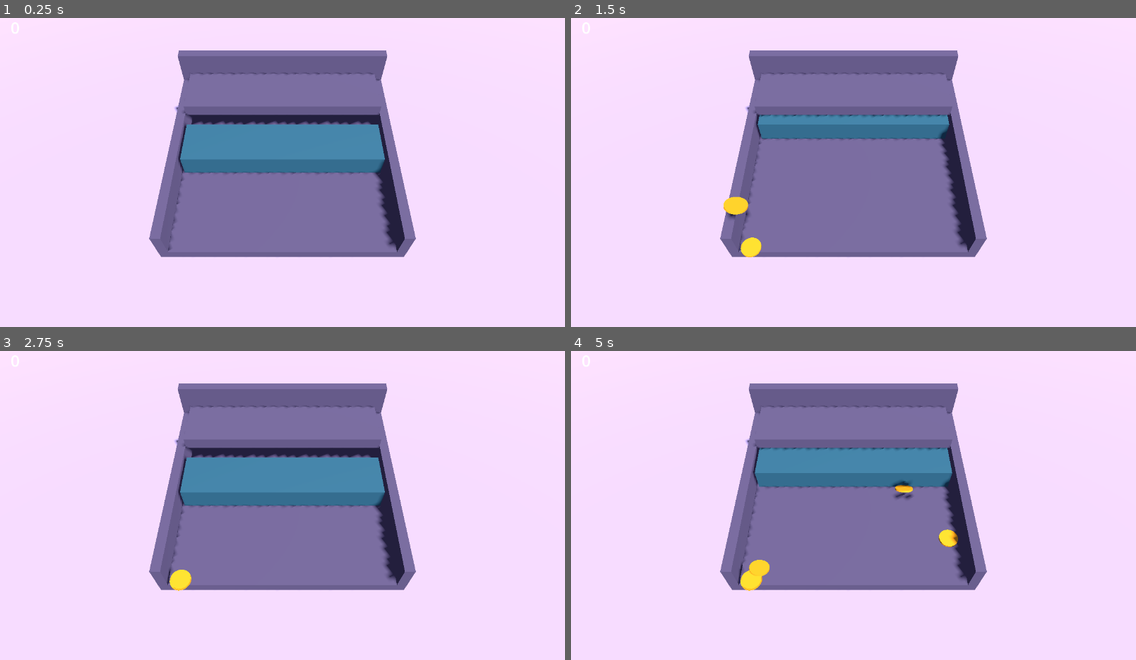
Above: before the commit, frames 1-4 (two rows, left to right).
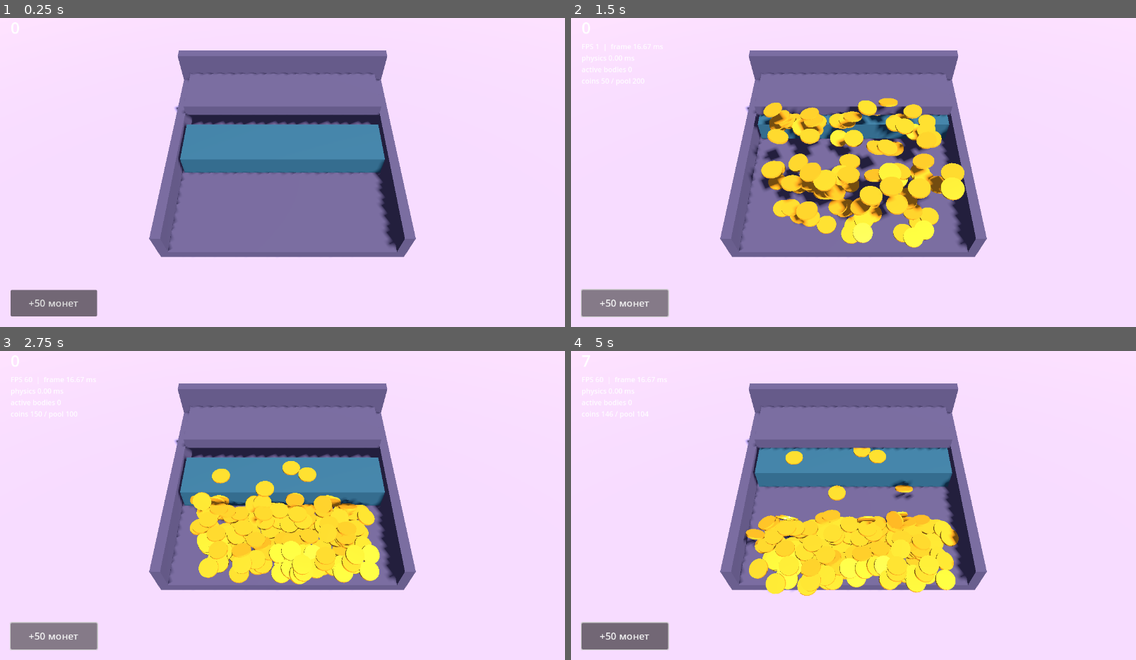
Above: after the commit, the same moments.

Repository: ui99ru/gold-harvester
Game: Godot game, scene res://scenes/main.tscn
The game is run twice, just before and just after one commit, with the same random seed, the same clock (stepped at 60 frames per second) and the same inputs.
Inputs (mouse positions are in pixels of both pictures, inside the frame that each line leads up to):
- Up to frame 1 (0.25 s): no input
- Up to frame 2 (1.5 s): click (627, 302) at 0.5 s, where only the run after the commit has a clickable "+50 монет"; click (627, 302) at 1.25 s, where only the run after the commit has a clickable "+50 монет"
- Up to frame 3 (2.75 s): click (56, 635) at 2 s, where only the run after the commit has a clickable "+50 монет"
- Up to frame 4 (5 s): move the mouse to (977, 483) at 2.77 s; click (977, 483) at 2.92 s; move the mouse to (740, 517) at 3.52 s; click (740, 517) at 3.67 s; move the mouse to (910, 431) at 4.27 s; click (910, 431) at 4.42 s

The runs differ from the first frame. In frame 1, 1.3% of the frame differs, in the area x 1-18%, y 87-97%; in frame 2, 13%, in the area x 1-70%, y 8-97%; in frame 3, 10%; in frame 4, 10%.

Commit message:
feat(godot): stage 4 coin pool (250) + performance HUD
Pool pre-creates 250 coins; inactive = frozen, invisible, collision
layers zeroed (frozen body is static and still collides otherwise).
Collect/kill return coins to pool; "dead" meta guards double-release
from deferred Area3D callbacks. HUD: FPS, frame/physics ms, active
bodies, pool state, +50 stress button. New smoke-stress: full pool,
10s, avg physics time (desktop baseline: 1.75 ms / 250 coins).

Co-Authored-By: Claude Fable 5 <noreply@anthropic.com>

Diff:
--- a/godot/scripts/main.gd
+++ b/godot/scripts/main.gd
@@ -21,12 +21,14 @@
 const AUDIO_POOL_SIZE := 8
 const CLINK_MIN_INTERVAL_MS := 50
 const KILL_Y := -6.0         # ниже — монета потеряна, возврат без счёта
+const POOL_SIZE := 250
 
 var tray: Node3D
 var coins_root: Node3D
 var camera: Camera3D
 var score := 0
 
+var _pool: Array[RigidBody3D] = []
 var _score_label: Label
 
 var _audio_players: Array[AudioStreamPlayer3D] = []
@@ -38,6 +40,7 @@
 var _shot_frames_left := 0
 var _smoke_mode := ""
 var _smoke_ticks := 0
+var _phys_time_accum := 0.0
 
 
 func _ready() -> void:
@@ -48,9 +51,11 @@
 	_build_camera()
 	_build_audio()
 	_build_score_ui()
+	_build_hud()
 	coins_root = Node3D.new()
 	coins_root.name = "Coins"
 	add_child(coins_root)
+	_init_pool()
 	_parse_user_args()
 
 
@@ -152,11 +157,32 @@
 	layer.add_child(_score_label)
 
 
+func _build_hud() -> void:
+	var hud := preload("res://scripts/performance_hud.gd").new()
+	hud.spawn_50_cb = _spawn_stress_batch
+	hud.pool_stats_cb = func() -> Vector2i:
+		return Vector2i(active_coins(), _pool.size())
+	add_child(hud)
+
+
+func _spawn_stress_batch() -> void:
+	for i in 50:
+		spawn_coin(Vector3(randf_range(-3.5, 3.5),
+			2.0 + 0.3 * (i % 5), randf_range(-1.0, 4.0)))
+
+
 func _on_coin_collected(body: Node3D) -> void:
-	if body is RigidBody3D:
+	# Сигнал приходит во время flush физики — деактивация отложенно
+	if body is RigidBody3D and not body.get_meta("dead", true):
+		body.set_meta("dead", true)
 		score += 1
 		_score_label.text = str(score)
-		body.queue_free()
+		_finish_release.call_deferred(body)
+
+
+func _finish_release(coin: RigidBody3D) -> void:
+	_deactivate(coin)
+	_pool.append(coin)
 
 
 func _build_camera() -> void:
@@ -178,17 +204,47 @@
 		_audio_players.append(p)
 
 
-# --- Монеты ---
+# --- Пул монет (бриф §4: предсоздать, неактивные выключены) ---
+
+func _init_pool() -> void:
+	for i in POOL_SIZE:
+		var coin: RigidBody3D = COIN_SCENE.instantiate()
+		coin.clink_cb = _on_coin_clink
+		coins_root.add_child(coin)
+		_deactivate(coin)
+		_pool.append(coin)
+
+
+func _deactivate(coin: RigidBody3D) -> void:
+	coin.set_meta("dead", true)
+	coin.freeze = true
+	coin.visible = false
+	# Слои обязательно в 0: замороженное тело — статик и иначе коллайдит
+	coin.collision_layer = 0
+	coin.collision_mask = 0
+	coin.position = Vector3(0, -100, 0)
+
 
 func spawn_coin(pos: Vector3, random_tilt := true) -> RigidBody3D:
-	var coin: RigidBody3D = COIN_SCENE.instantiate()
-	coin.position = pos
+	if _pool.is_empty():
+		return null
+	var coin: RigidBody3D = _pool.pop_back()
+	coin.set_meta("dead", false)
+	coin.transform = Transform3D(Basis(), pos)
 	if random_tilt:
 		coin.rotation = Vector3(
 			randf_range(-0.3, 0.3), randf_range(0, TAU), randf_range(-0.3, 0.3))
-	coin.clink_cb = _on_coin_clink
-	coins_root.add_child(coin)
+	coin.collision_layer = 1
+	coin.collision_mask = 1
+	coin.visible = true
+	coin.freeze = false
+	coin.linear_velocity = Vector3.ZERO
+	coin.angular_velocity = Vector3.ZERO
 	return coin
+
+
+func active_coins() -> int:
+	return POOL_SIZE - _pool.size()
 
 
 func _unhandled_input(event: InputEvent) -> void:
@@ -289,22 +345,34 @@
 		for i in 120:
 			spawn_coin(Vector3(randf_range(-3.8, 3.8),
 				1.6 + 0.3 * (i % 4), randf_range(-1.0, 4.2)))
+	elif _smoke_mode == "stress":
+		# Весь пул на сцену (сетка 10x5x5) — базовый замер времени физики
+		for i in POOL_SIZE:
+			spawn_coin(Vector3(
+				-3.6 + 0.8 * (i % 10),
+				2.0 + 0.4 * floorf(i / 50.0),
+				-0.6 + 1.1 * (floori(i / 10.0) % 5)))
 
 
 func _physics_process(_delta: float) -> void:
-	# Сметание потеряшек: ниже KILL_Y и мимо зоны сбора
+	# Сметание потеряшек: ниже KILL_Y и мимо зоны сбора — возврат в пул без счёта
 	if Engine.get_physics_frames() % 30 == 0 and coins_root != null:
 		for coin in coins_root.get_children():
-			if coin.global_position.y < KILL_Y:
-				coin.queue_free()
+			if not coin.freeze and coin.global_position.y < KILL_Y:
+				coin.set_meta("dead", true)
+				_finish_release(coin)
 
 	if _smoke_mode == "":
 		return
 	_smoke_ticks += 1
+	if _smoke_mode == "stress":
+		_phys_time_accum += Performance.get_monitor(Performance.TIME_PHYSICS_PROCESS)
 	if _smoke_mode == "stack" and _smoke_ticks >= 360:  # 6 c симуляции
 		_finish_smoke_stack()
 	elif _smoke_mode == "pusher" and _smoke_ticks >= 1800:  # 30 c
 		_finish_smoke_pusher()
+	elif _smoke_mode == "stress" and _smoke_ticks >= 600:  # 10 c
+		_finish_smoke_stress()
 
 
 func _finish_smoke_stack() -> void:
@@ -313,6 +381,8 @@
 	var asleep := 0
 	var fallen := 0
 	for coin in coins_root.get_children():
+		if coin.freeze:
+			continue
 		total += 1
 		if coin.sleeping:
 			asleep += 1
@@ -326,10 +396,19 @@
 
 func _finish_smoke_pusher() -> void:
 	_smoke_mode = ""
-	var remaining := coins_root.get_child_count()
-	var ok := score > 0 and score + remaining <= 120
+	var ok := score > 0 and active_coins() + _pool.size() == POOL_SIZE
 	print("SMOKE %s: score=%d remaining=%d" %
-		["OK" if ok else "FAIL", score, remaining])
+		["OK" if ok else "FAIL", score, active_coins()])
+	get_tree().quit(0 if ok else 1)
+
+
+func _finish_smoke_stress() -> void:
+	_smoke_mode = ""
+	var avg_ms := 1000.0 * _phys_time_accum / 600.0
+	var no_leak := active_coins() + _pool.size() == POOL_SIZE
+	var ok := no_leak and active_coins() > 0
+	print("SMOKE %s: avg_physics=%.2f ms active=%d pool_free=%d score=%d" %
+		["OK" if ok else "FAIL", avg_ms, active_coins(), _pool.size(), score])
 	get_tree().quit(0 if ok else 1)
 
 
--- /dev/null
+++ b/godot/scripts/performance_hud.gd
@@ -0,0 +1,53 @@
+extends CanvasLayer
+## Performance HUD (бриф §5): FPS, frame time, physics time, активные тела,
+## состояние пула, кнопка стресс-теста «+50 монет».
+
+var spawn_50_cb := Callable()
+var pool_stats_cb := Callable()  # -> Vector2i(active, free)
+
+var _label: Label
+var _frame_accum := 0.0
+var _phys_accum := 0.0
+var _frames := 0
+
+
+func _ready() -> void:
+	_label = Label.new()
+	_label.position = Vector2(24, 72)
+	_label.add_theme_font_size_override("font_size", 16)
+	_label.add_theme_color_override("font_color", Color(1, 1, 1, 0.92))
+	add_child(_label)
+
+	var btn := Button.new()
+	btn.text = "+50 монет"
+	btn.add_theme_font_size_override("font_size", 22)
+	btn.set_anchors_and_offsets_preset(Control.PRESET_BOTTOM_LEFT)
+	btn.offset_left = 24
+	btn.offset_bottom = -24
+	btn.offset_top = -84
+	btn.offset_right = 220
+	btn.pressed.connect(func() -> void:
+		if spawn_50_cb.is_valid():
+			spawn_50_cb.call())
+	add_child(btn)
+
+
+func _process(delta: float) -> void:
+	_frame_accum += delta
+	_phys_accum += Performance.get_monitor(Performance.TIME_PHYSICS_PROCESS)
+	_frames += 1
+	if _frame_accum < 0.5:
+		return
+	var pool := Vector2i.ZERO
+	if pool_stats_cb.is_valid():
+		pool = pool_stats_cb.call()
+	_label.text = "FPS %d  |  frame %.2f ms\nphysics %.2f ms\nactive bodies %d\ncoins %d / pool %d" % [
+		Engine.get_frames_per_second(),
+		1000.0 * _frame_accum / _frames,
+		1000.0 * _phys_accum / _frames,
+		Performance.get_monitor(Performance.PHYSICS_3D_ACTIVE_OBJECTS),
+		pool.x, pool.y,
+	]
+	_frame_accum = 0.0
+	_phys_accum = 0.0
+	_frames = 0
Not shown, added: godot/scripts/performance_hud.gd.uid
Not shown, added: godot/scripts/pusher.gd.uid
